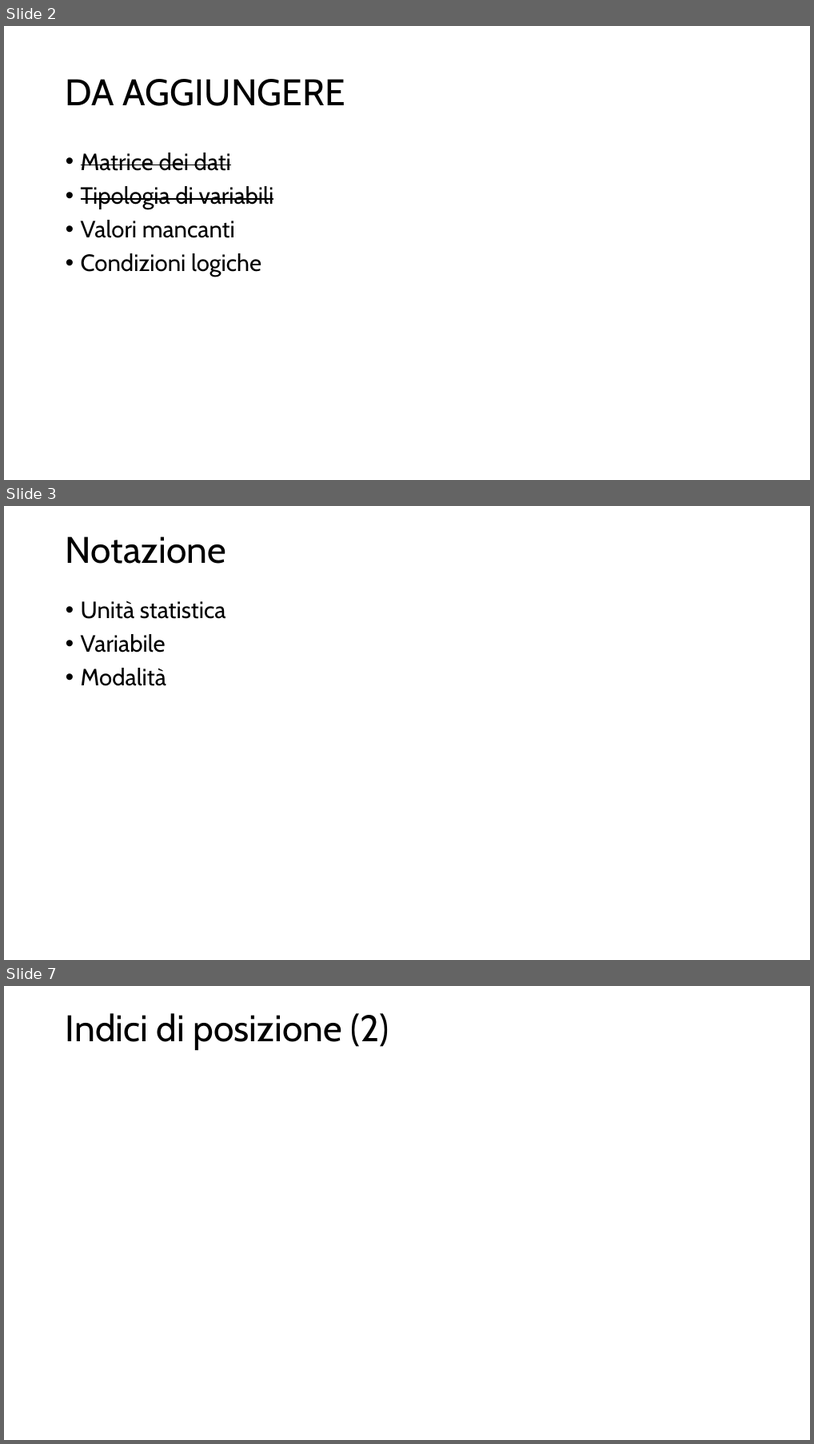
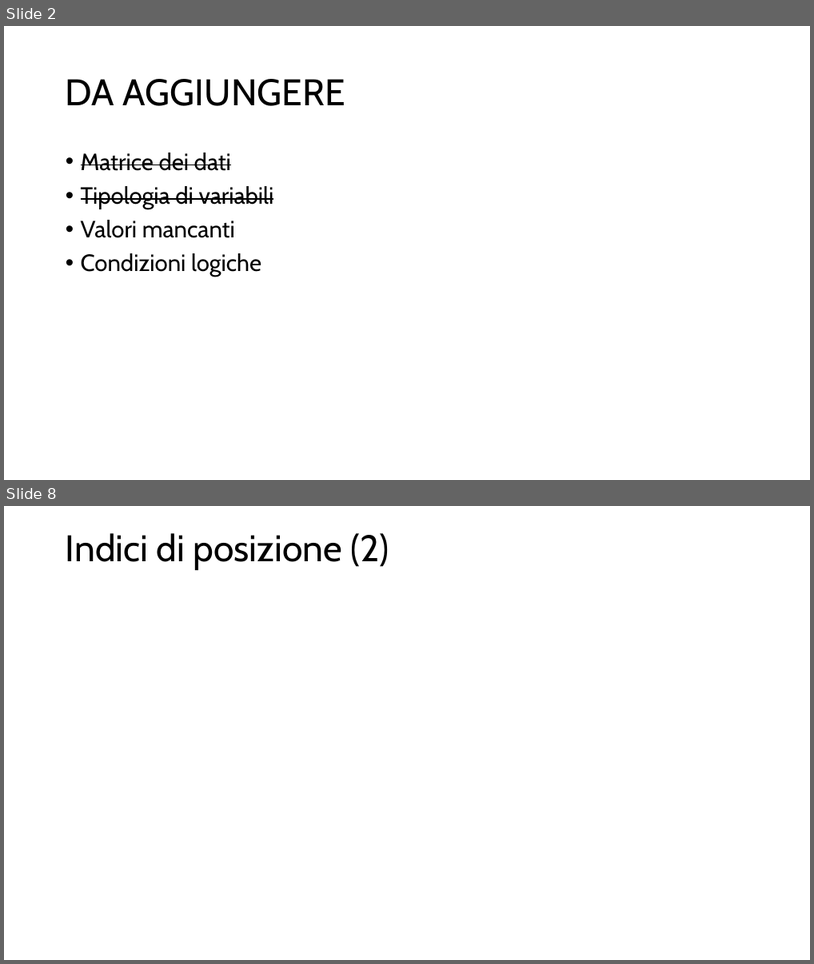
Before and after one commit to rborgoni/B.STAT.5, a slide deck: IntroR/BSTAT5 - IntroR - 1.pptx. Shown one above the other, each under a label of ours: slides 2, 3 and 7 before the commit, slides 2 and 8 after it; the slides between them are not shown. The pictures are 814x1444 and 814x964 pixels, drawn with LibreOffice and Linux fonts; fonts in the diff are those of the drawing; grey boxes stand for pictures. Boxes give left, top, right and bottom in pixels: in the first picture for what was removed or moved away, otherwise in the second. Text is boxed around its words. In the diff, an @@ line names an element or a change of style, - is before the commit and + after.

```diff
--- a/IntroR/BSTAT5 - IntroR - 1.pptx
+++ b/IntroR/BSTAT5 - IntroR - 1.pptx
@@ slide 3 removed at <box>4,506,810,960</box>, background #FFFFFF @@
@@ title removed at <box>66,536,226,564</box> @@
-Notazione
@@ text removed at <box>81,600,226,686</box> @@
-• Unità statistica
-• Variabile
-• Modalità
@@ what was slide 7 is now slide 8 @@
```
Also in this commit, not shown: 4 slides changed, 6 slides added, 5 other files.
